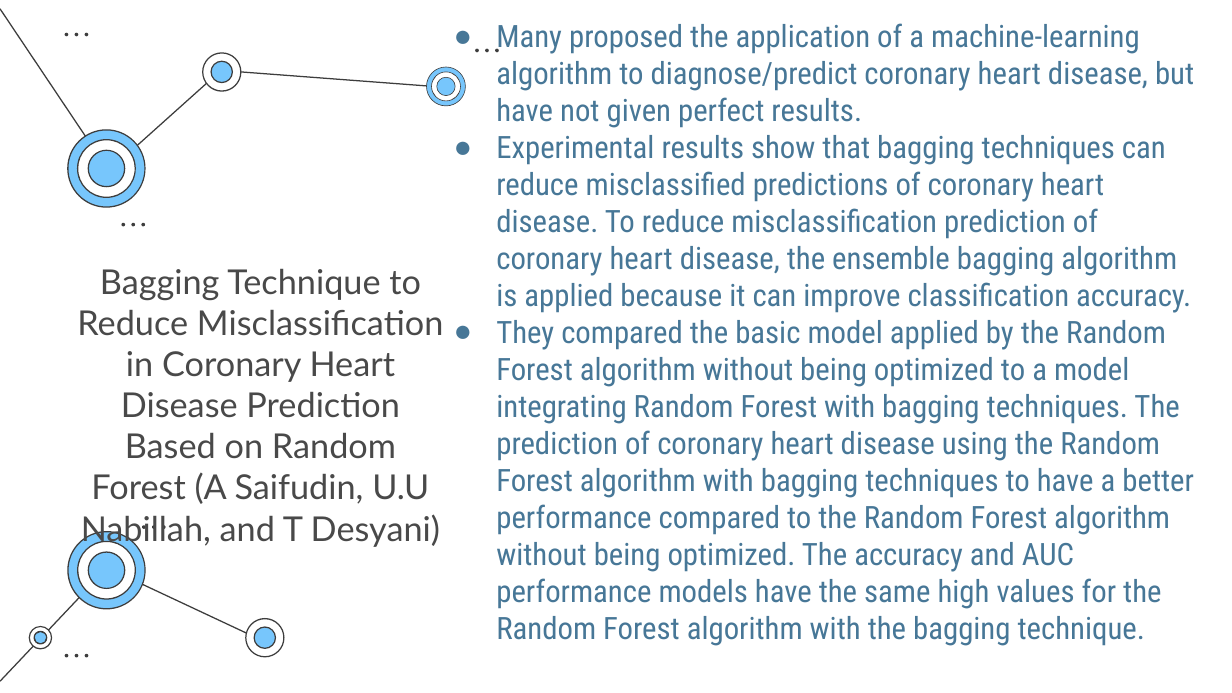
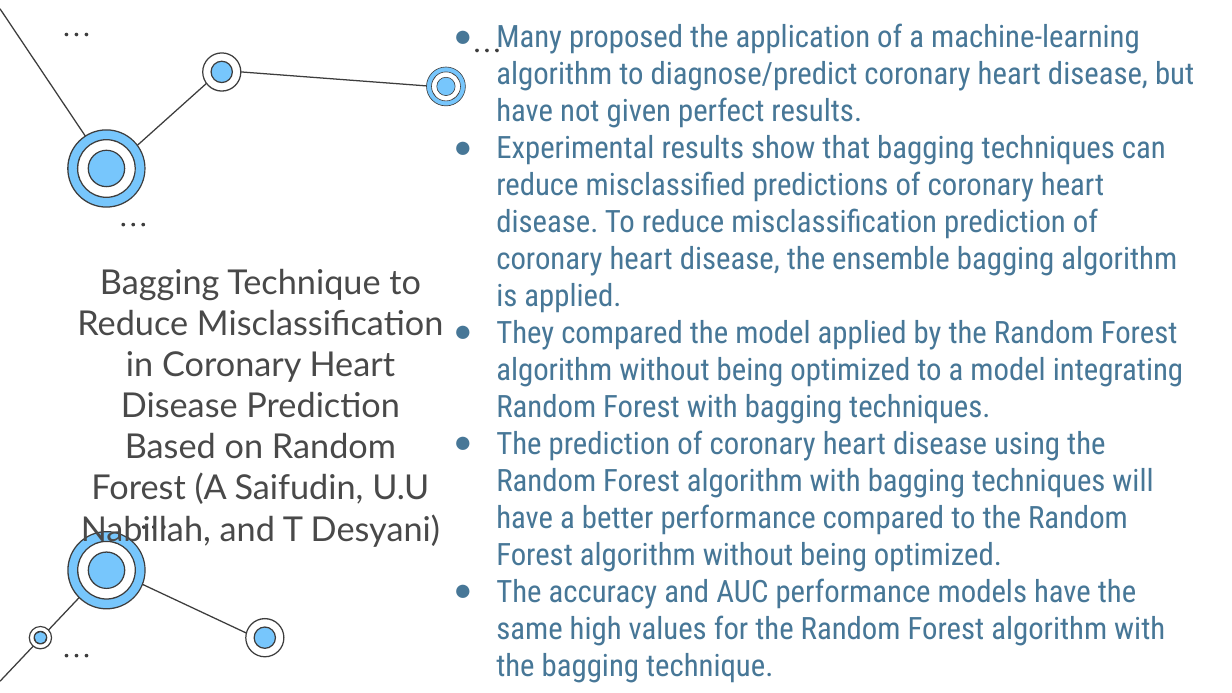
Before and after one commit to NAyeshaKhan/Heart-Disease-Prediction, a slide deck: slide 6 of Heart Disease Prediction System.pptx. Drawn at 1232x693 pixels with LibreOffice and Linux fonts; fonts in the diff are those of the drawing. Boxes give left, top, right and bottom in pixels: in the first picture for what was removed or moved away, otherwise in the second. Text is boxed around its words. In the diff, an @@ line names an element or a change of style, - is before the commit and + after.

```diff
--- a/Heart Disease Prediction System.pptx
+++ b/Heart Disease Prediction System.pptx
@@ text at (496,135,1183,683): text changed @@
-● Experimental results show that bagging techniques can reduce misclassified predictions of coronary heart disease. To reduce misclassification prediction of coronary heart disease, the ensemble bagging algorithm is applied because it can improve classification accuracy.
-● They compared the basic model applied by the Random Forest algorithm without being optimized to a model integrating Random Forest with bagging techniques. The prediction of coronary heart disease using the Random Forest algorithm with bagging techniques to have a better performance compared to the Random Forest algorithm without being optimized. The accuracy and AUC performance models have the same high values for the Random Forest algorithm with the bagging technique.
+● Experimental results show that bagging techniques can reduce misclassified predictions of coronary heart disease. To reduce misclassification prediction of coronary heart disease, the ensemble bagging algorithm is applied.
+● They compared the model applied by the Random Forest algorithm without being optimized to a model integrating Random Forest with bagging techniques.
+● The prediction of coronary heart disease using the Random Forest algorithm with bagging techniques will have a better performance compared to the Random Forest algorithm without being optimized.
+● The accuracy and AUC performance models have the same high values for the Random Forest algorithm with the bagging technique.
```
Also in this commit, not shown: 10 other slides changed.
